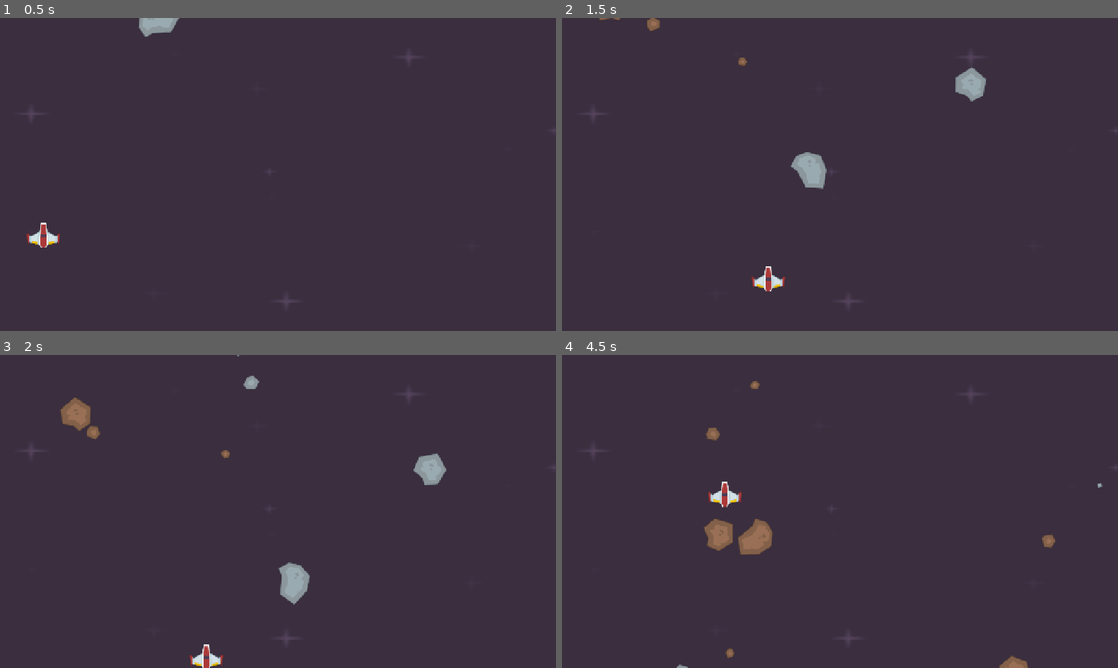
Above: before the commit, frames 1-4 (two rows, left to right).
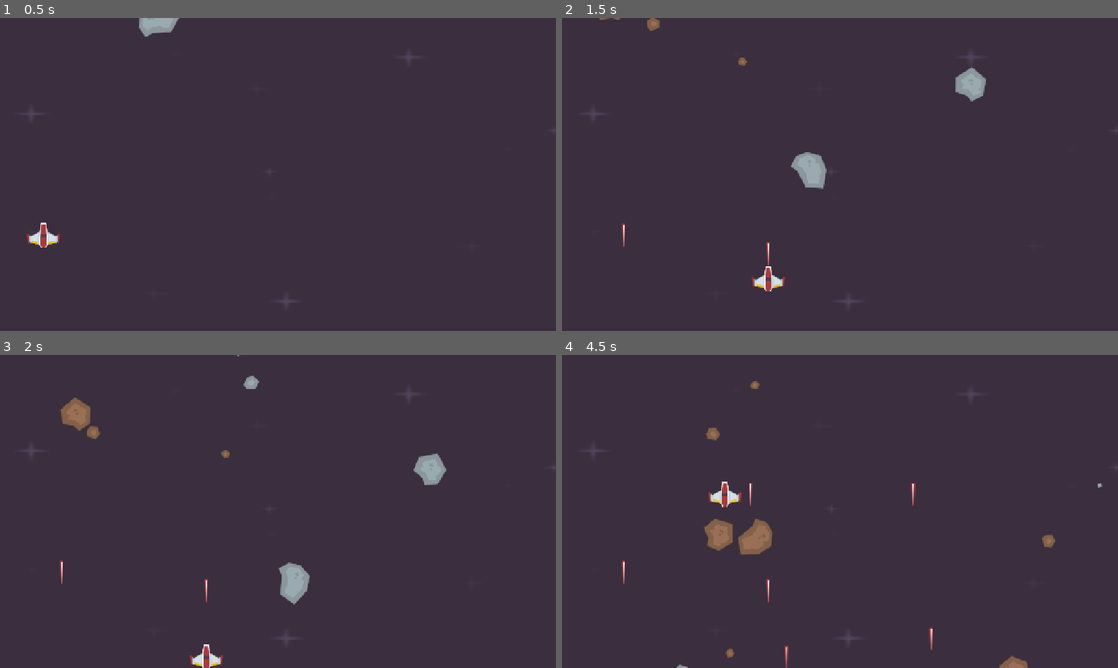
Above: after the commit, the same moments.

Repository: ORGinalBIbEK/space-shooter
Game: Godot game, scene res://scenes/level.tscn
Same seed, same stepped clock (60 frames per second), same inputs: the game is played once before the commit and once after it.
Inputs (mouse positions are in pixels of both pictures, inside the frame that each line leads up to):
- Up to frame 1 (0.5 s): no input
- Up to frame 2 (1.5 s): move the mouse to (962, 158) at 0.52 s; hold Right (right) 0.53-1.28 s; click (962, 158) at 0.6 s; move the mouse to (728, 190) at 1.27 s; hold Down (down) from 1.28 s (still down); click (728, 190) at 1.35 s
- Up to frame 3 (2 s): keep holding Down (down)
- Up to frame 4 (4.5 s): move the mouse to (895, 442) at 2.02 s; release Down (down) at 2.03 s; hold Right (right) 2.03-2.78 s; click (895, 442) at 2.1 s; move the mouse to (812, 574) at 2.77 s; hold Up (up) 2.78-3.53 s; click (812, 574) at 2.85 s; move the mouse to (1006, 558) at 3.52 s; hold Left (left) from 3.53 s (still down); click (1006, 558) at 3.6 s; move the mouse to (673, 464) at 4.27 s; click (673, 464) at 4.35 s

Frame 1 is identical in both runs. In frame 2, less than 0.1% of the frame differs, in the area x 10-38%, y 65-80%; in frame 3, less than 0.1%; in frame 4, 0.3%, in the area x 10-67%, y 40-100%.

Commit message:
laser added

Diff:
--- a/scenes/level.gd
+++ b/scenes/level.gd
@@ -2,6 +2,7 @@
 
 #1. load the scene
 var meteor_scene:PackedScene=load("res://scenes/meteor.tscn")
+var laser_scene: PackedScene=load("res://laser.tscn")
 
 func _on_meteor_timer_timeout() -> void:
 	#2. create an instance
@@ -11,5 +12,6 @@
 
 
 func _on_player_laser(pos) -> void:
-	print("shoot laser")
-	print(pos)
+	var laser=laser_scene.instantiate()
+	$Lasers.add_child(laser)
+	laser.position=pos
